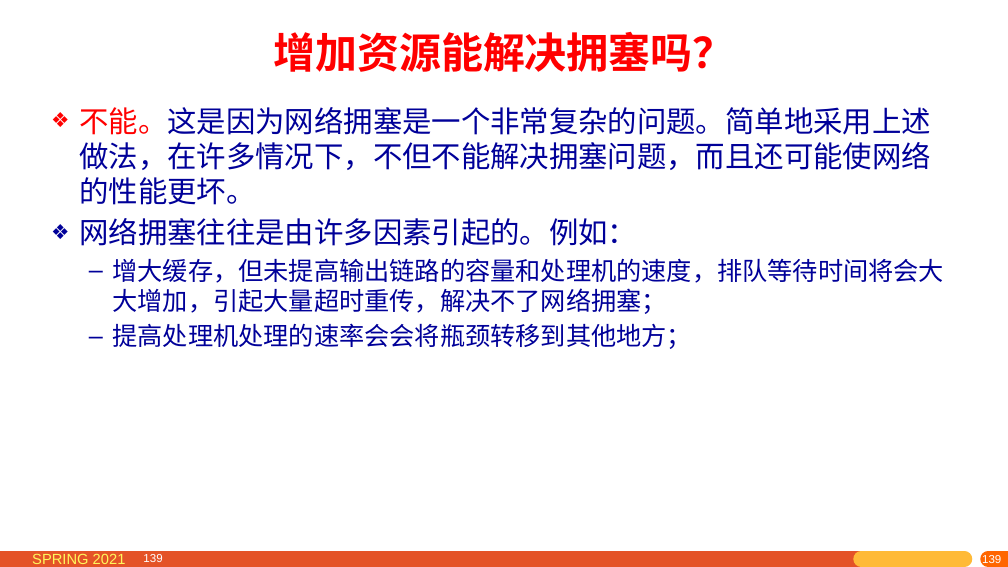
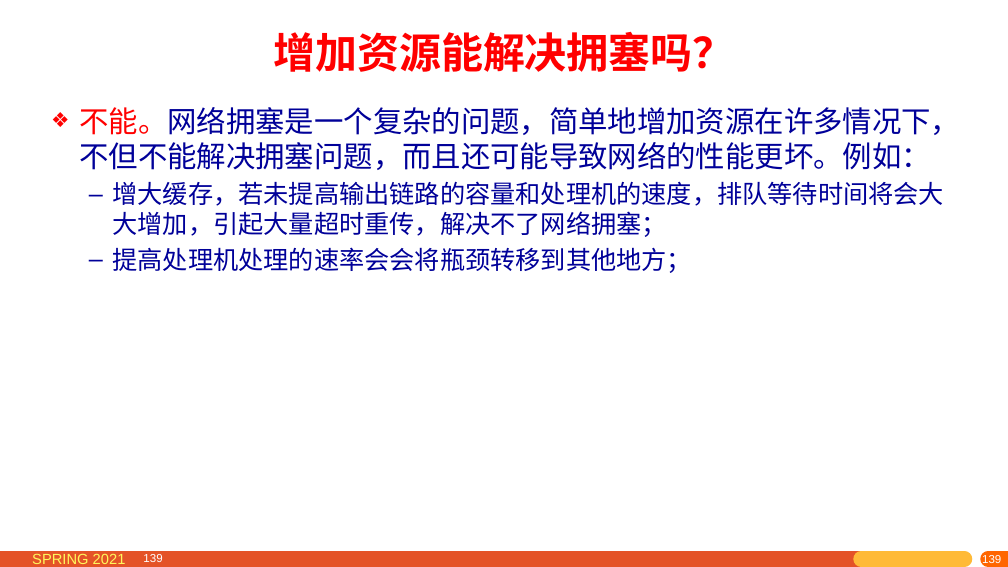
Before and after one commit to network-whu/2021, a slide deck: slide 139 of slides/instruction/05.pptx. Drawn at 1008x567 pixels with LibreOffice and Linux fonts; fonts in the diff are those of the drawing. Boxes give left, top, right and bottom in pixels: in the first picture for what was removed or moved away, otherwise in the second. Text is boxed around its words. In the diff, an @@ line names an element or a change of style, - is before the commit and + after.

```diff
--- a/slides/instruction/05.pptx
+++ b/slides/instruction/05.pptx
@@ text at [79, 107, 960, 237]: text changed @@
-❖ 不能。这是因为网络拥塞是一个非常复杂的问题。简单地采用上述做法，在许多情况下，不但不能解决拥塞问题，而且还可能使网络的性能更坏。
-❖ 网络拥塞往往是由许多因素引起的。例如：
-  – 增大缓存，但未提高输出链路的容量和处理机的速度，排队等待时间将会大大增加，引起大量超时重传，解决不了网络拥塞；
+❖ 不能。网络拥塞是一个复杂的问题，简单地增加资源在许多情况下，不但不能解决拥塞问题，而且还可能导致网络的性能更坏。例如：
+  – 增大缓存，若未提高输出链路的容量和处理机的速度，排队等待时间将会大大增加，引起大量超时重传，解决不了网络拥塞；
```
Also in this commit, not shown: 16 other slides changed, 1 other file.
